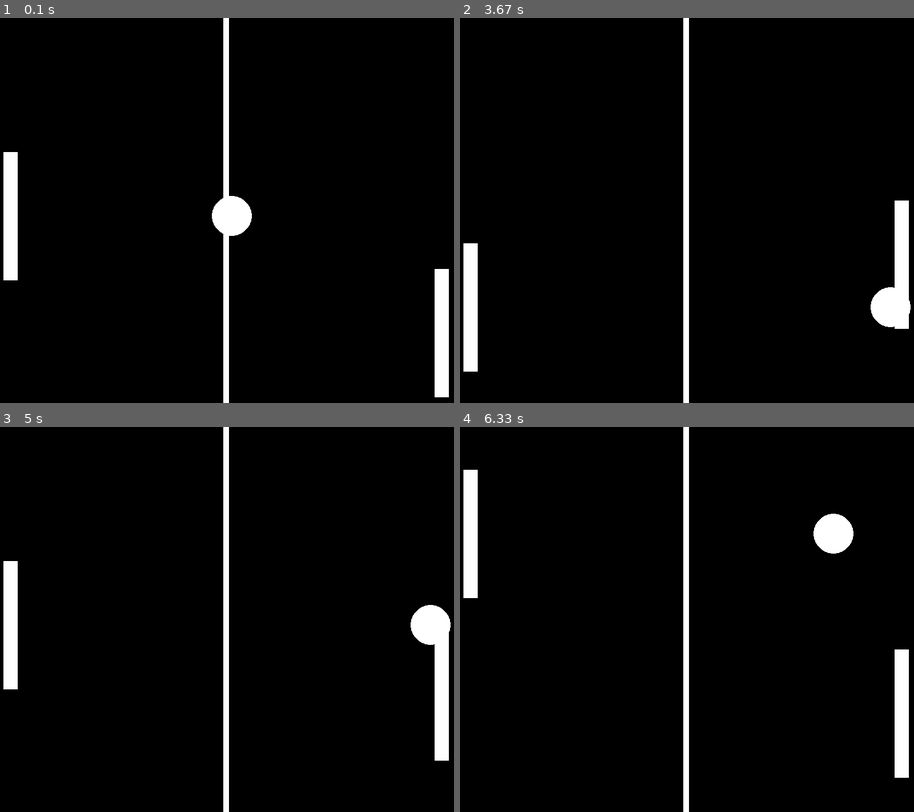
Above: before the commit, frames 1-4 (two rows, left to right).
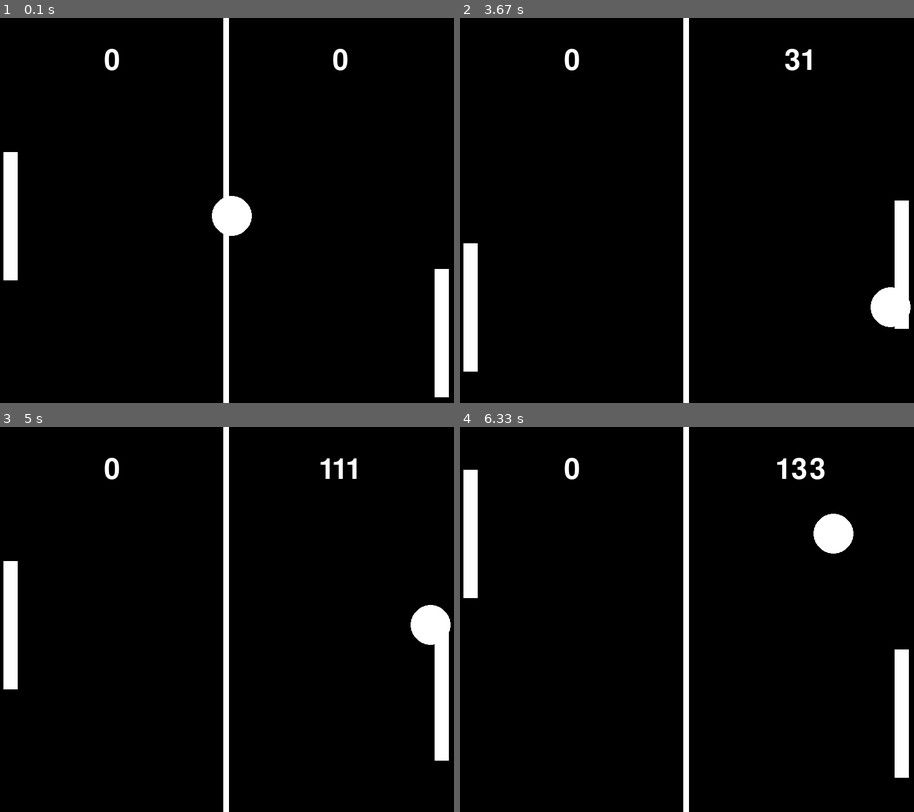
Above: after the commit, the same moments.

Repository: PraddyumnYadav/pong-pygame
Game: pygame game, started from main.py
Same seed, same stepped clock (60 frames per second), same inputs: the game is played once before the commit and once after it.
Inputs:
- Up to frame 1 (0.1 s): no input
- Up to frame 2 (3.67 s): hold Up 0.33-0.8 s; hold Down 0.83-1.13 s; hold Up 1.17-1.53 s; hold Down 1.57-1.93 s; hold Up 1.97-2.27 s; hold Down 2.3-2.6 s; hold Up 2.63-3 s; hold Down 3.03-3.4 s; hold Up from 3.43 s (still down)
- Up to frame 3 (5 s): release Up at 3.73 s; hold Down 3.77-4.07 s; hold Up 4.1-4.47 s; hold Down 4.5-4.87 s; hold Up from 4.9 s (still down)
- Up to frame 4 (6.33 s): release Up at 5.2 s; hold Down 5.23-5.53 s; hold Up 5.57-5.93 s; hold Down from 5.97 s (still down)

The runs differ from the first frame. In frame 1, 0.2% of the frame differs, in the area x 23-77%, y 8-14%; in frame 2, 0.3%; in frame 3, 0.3%; in frame 4, 0.4%, in the area x 23-81%, y 8-14%.

Commit message:
Display Scores.

Diff:
--- a/main.py
+++ b/main.py
@@ -1,6 +1,8 @@
 # -----------------------Pong Game with Python and Pygame----------------------- #
 import os
 import pygame
+
+pygame.font.init()
 
 # Setting Global Parameters
 WIDTH, HEIGHT = 800, 675
@@ -12,8 +14,10 @@
 CIRCLE_WIDTH = 35
 LINE_WIDTH = 10
 
+FONT = pygame.font.SysFont("comicsans", 75)
 
-def draw(w_circle: int, bar1, bar2, line, circle_x, circle_y):
+
+def draw(w_circle: int, bar1, bar2, line, circle_x, circle_y, score1, score2):
     # Clear the screen
     WIN.fill((0, 0, 0))
 
@@ -26,6 +30,12 @@
 
     # Draw Line in the Middle (Separation Line)
     pygame.draw.rect(WIN, "white", line)
+
+    # Display Scores
+    score1_label = FONT.render(str(score1), 1, "white")
+    score2_label = FONT.render(str(score2), 1, "white")
+    WIN.blit(score1_label, (WIDTH/4-score1_label.get_width()/2, 50))
+    WIN.blit(score2_label, (WIDTH/4*3-score2_label.get_width()/2, 50))
 
     # Update the Display
     pygame.display.update()
@@ -40,6 +50,9 @@
     ball_vel_x = 2
     ball_vel_y = 2
     bar_vel = 5
+
+    score1 = 0
+    score2 = 0
 
     line = pygame.Rect(int(WIDTH / 2 - LINE_WIDTH / 2), 0, LINE_WIDTH, HEIGHT)
     bar1 = pygame.Rect(10, circle_y, BAR_WIDTH, BAR_HEIGHT)
@@ -65,7 +78,7 @@
             if not(bar2.y-bar_vel <= 0):
                 bar2.y -= bar_vel
 
-        draw(CIRCLE_WIDTH, bar1, bar2, line, circle_x, circle_y)
+        draw(CIRCLE_WIDTH, bar1, bar2, line, circle_x, circle_y, score1, score2)
 
         # Check collision with bars
         if bar1.colliderect(
@@ -77,6 +90,7 @@
             )
         ):
             ball_vel_x = -ball_vel_x
+            score1 += 1
         if bar2.colliderect(
             pygame.Rect(
                 circle_x - CIRCLE_WIDTH,
@@ -86,6 +100,7 @@
             )
         ):
             ball_vel_x = -ball_vel_x
+            score2 += 1
 
         if circle_x >= WIDTH - CIRCLE_WIDTH or circle_x <= CIRCLE_WIDTH:
             ball_vel_x = -ball_vel_x
